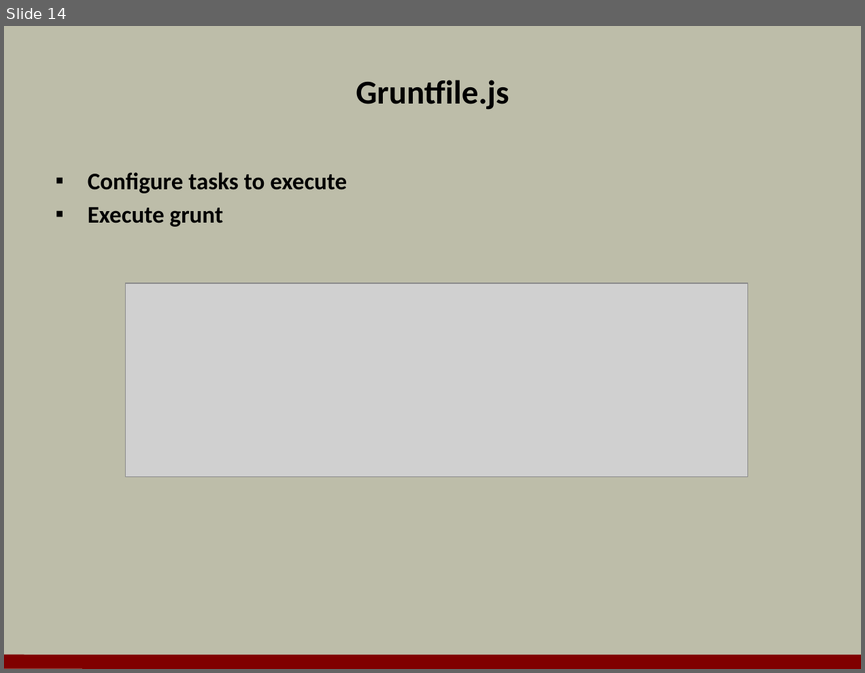
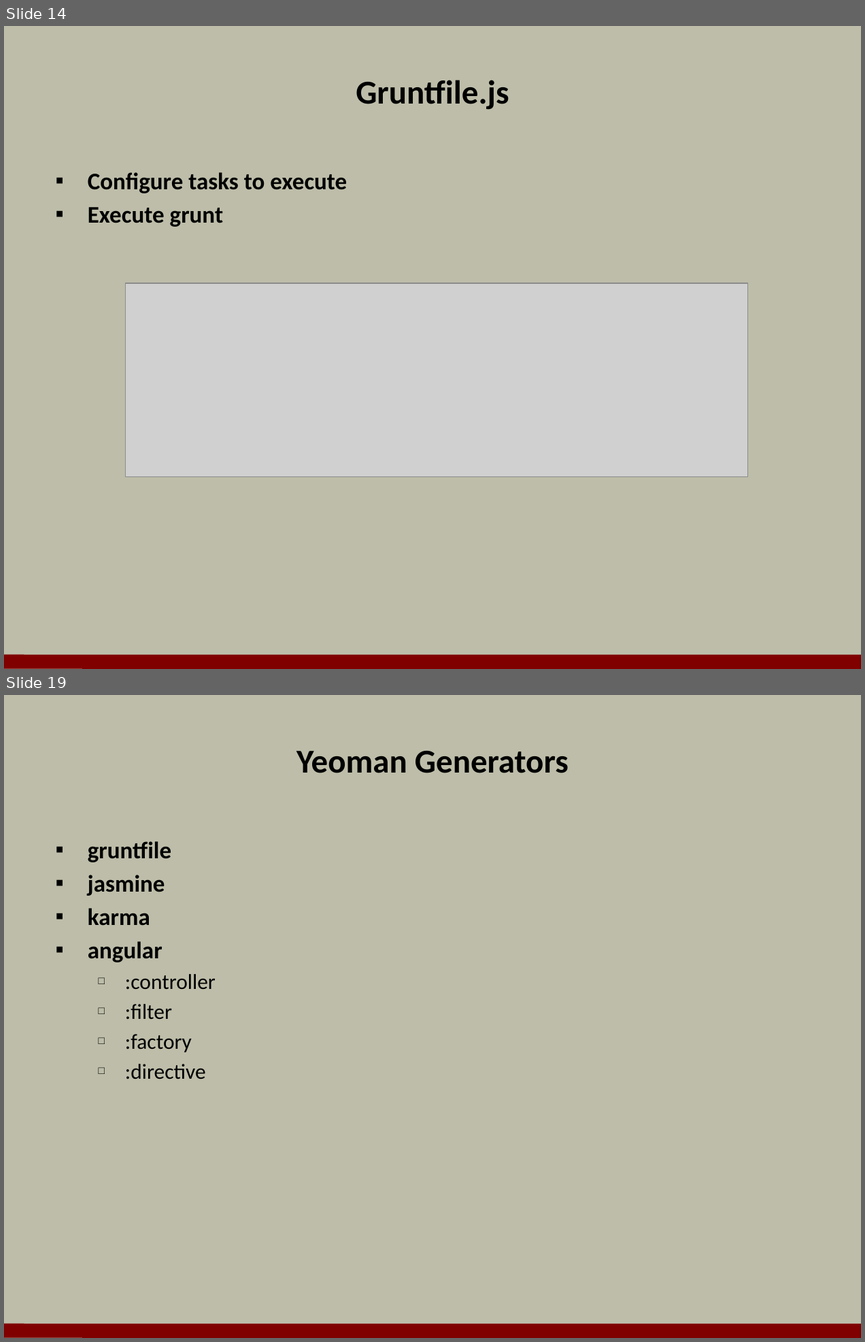
Before and after one commit to OdeToCode/classes, a slide deck: angularjs/slides/a3_nodetools.pptx. Shown one above the other, each under a label of ours: slide 14 before the commit, slides 14 and 19 after it; the slides between them are not shown. The pictures are 865x673 and 865x1342 pixels, drawn with LibreOffice and Linux fonts; fonts in the diff are those of the drawing; grey boxes stand for pictures; background and template pictures are left out. Boxes give left, top, right and bottom in pixels: in the first picture for what was removed or moved away, otherwise in the second. Text is boxed around its words. In the diff, an @@ line names an element or a change of style, - is before the commit and + after.

```diff
--- a/angularjs/slides/a3_nodetools.pptx
+++ b/angularjs/slides/a3_nodetools.pptx
@@ slide 19 added at [4,695,861,1338], background #BDBDA9; not listed: 1 template element that a slide beside it also shows @@
@@ title added at [296,751,568,773], 28 pt, text #000000, bold @@
+Yeoman Generators
@@ text added at [88,841,215,1079], 18 pt, text #000000 @@
+▪ gruntfile
+▪ jasmine
+▪ karma
+▪ angular
+  □ :controller
+  □ :filter
+  □ :factory
+  □ :directive
```
Also in this commit, not shown: 4 slides changed, 5 other slides added, 1 slide removed.
